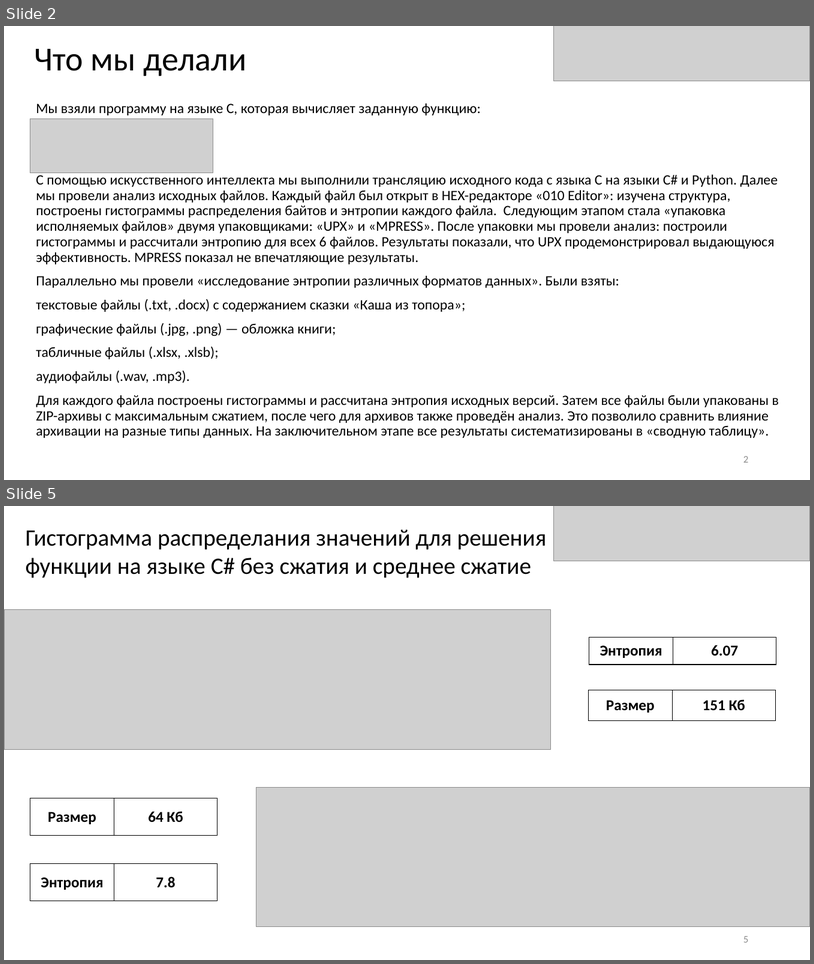
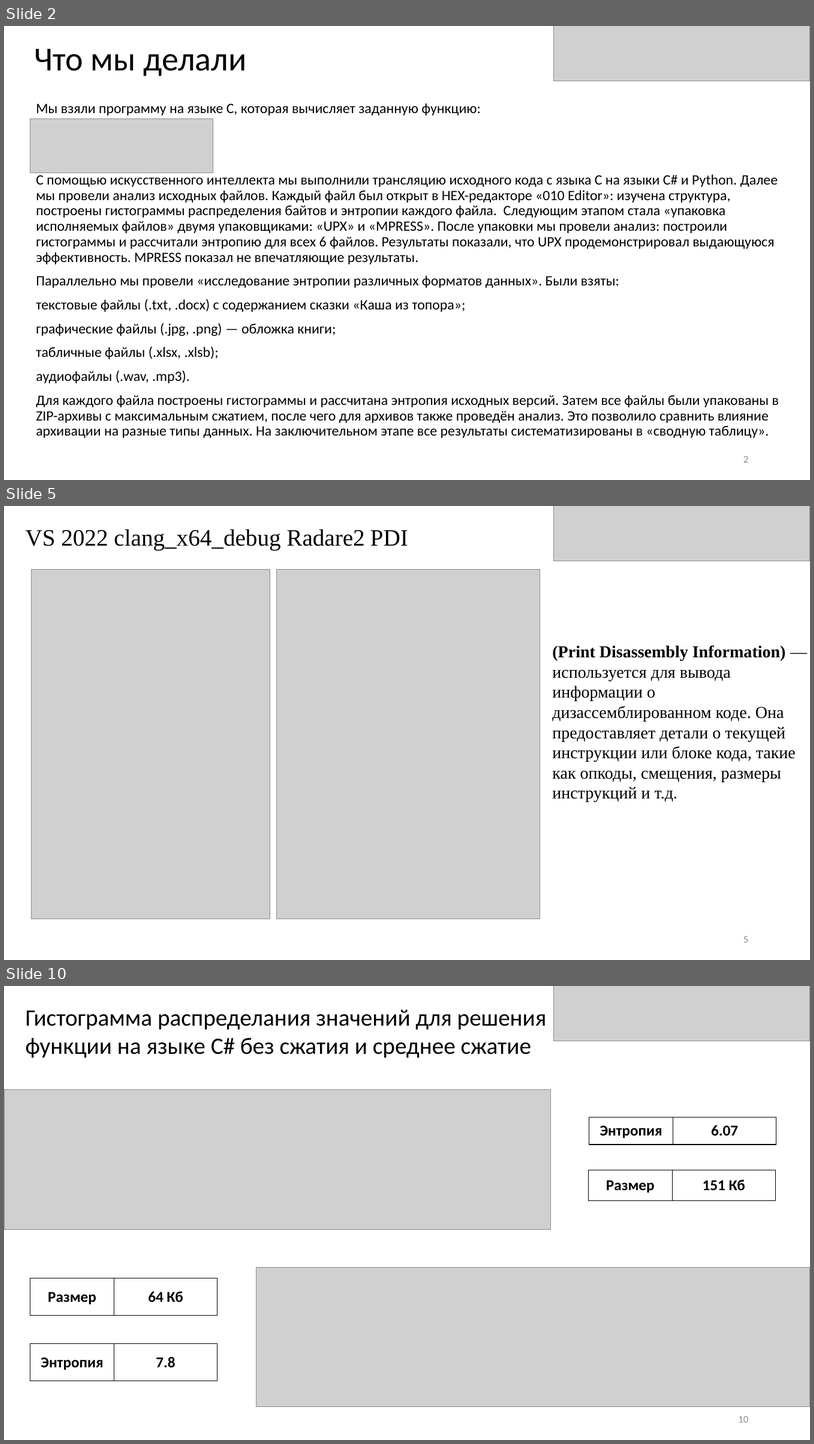
Before and after one commit to Ann1703/Reverse_Engineering_LAB, a slide deck: Лр2_С Буланый Дышлевая.pptx. Shown one above the other, each under a label of ours: slides 2 and 5 before the commit, slides 2, 5 and 10 after it; the slides between them are not shown. The pictures are 814x964 and 814x1444 pixels, drawn with LibreOffice and Linux fonts; fonts in the diff are those of the drawing; grey boxes stand for pictures. Boxes give left, top, right and bottom in pixels: in the first picture for what was removed or moved away, otherwise in the second. Text is boxed around its words. In the diff, an @@ line names an element or a change of style, - is before the commit and + after.

```diff
--- a/Лр2_С Буланый Дышлевая.pptx
+++ b/Лр2_С Буланый Дышлевая.pptx
@@ slide 5 added at box(4, 506, 810, 960), background #FFFFFF @@
@@ picture added at box(554, 506, 810, 561) @@
@@ text added at box(26, 529, 408, 550), 28 pt, text #000000 @@
+VS 2022 clang_x64_debug Radare2 PDI
@@ picture added at box(31, 570, 270, 919) @@
@@ picture added at box(277, 570, 540, 919) @@
@@ text added at box(552, 645, 796, 802), 20 pt, text #000000 @@
+(Print Disassembly Information) — используется для вывода информации о дизассемблированном коде. Она предоставляет детали о текущей инструкции или блоке кода, такие как опкоды, смещения, размеры инструкций и т.д.
@@ page number added at box(744, 936, 749, 942), 12 pt, text #8C8C8C @@
+5
@@ what was slide 5 is now slide 10 @@
@@ page number at box(738, 1416, 749, 1422): text changed @@
-5
+10
```
Also in this commit, not shown: 1 slide changed, 5 other slides added, 1 slide removed.
